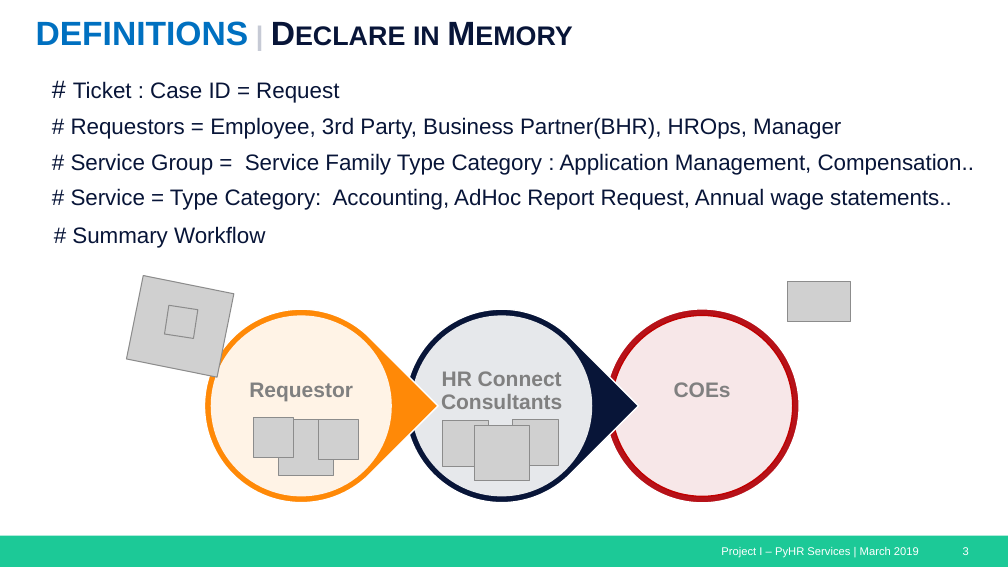
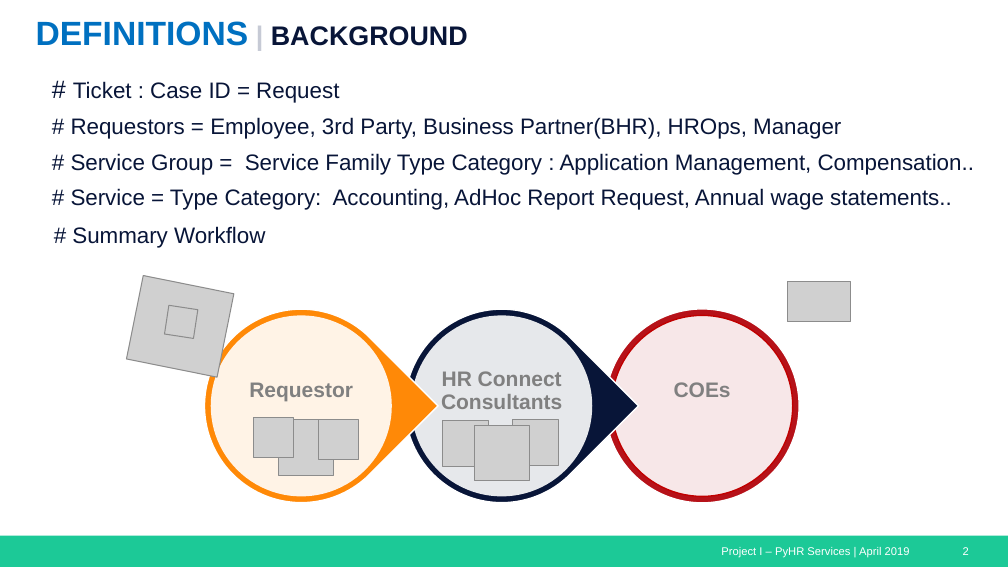
Before and after one commit to jvbonini/Project-I, a slide deck: slide 2 of Presentation/HRServices_Presentation_Master.pptx (slide 3 before the commit). Drawn at 1008x567 pixels with LibreOffice and Linux fonts; fonts in the diff are those of the drawing; grey boxes stand for pictures. Boxes give left, top, right and bottom in pixels: in the first picture for what was removed or moved away, otherwise in the second. Text is boxed around its words. In the diff, an @@ line names an element or a change of style, - is before the commit and + after.

```diff
--- a/Presentation/HRServices_Presentation_Master.pptx
+++ b/Presentation/HRServices_Presentation_Master.pptx
@@ title at bbox=[36, 21, 468, 46]: text changed; text colour #081538 to #0070C0 @@
-DEFINITIONS | Declare in Memory
+DEFINITIONS | background
@@ text at bbox=[721, 547, 910, 558]: text changed @@
-Project I – PyHR Services | March 2019
+Project I – PyHR Services | April 2019
```
Also in this commit, not shown: 14 other slides changed, 6 slides added, 5 slides removed, 2 other files.
